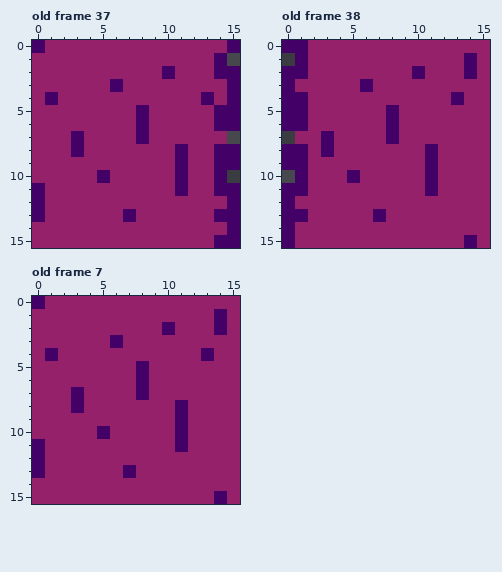
Two versions of one pixel-art file, art/sprites/terrain_tiles.aseprite. Above, as it was before the edit.
16x16 pixels, 38 frames. Shown: old frame 37, old frame 38, old frame 7.
New version:
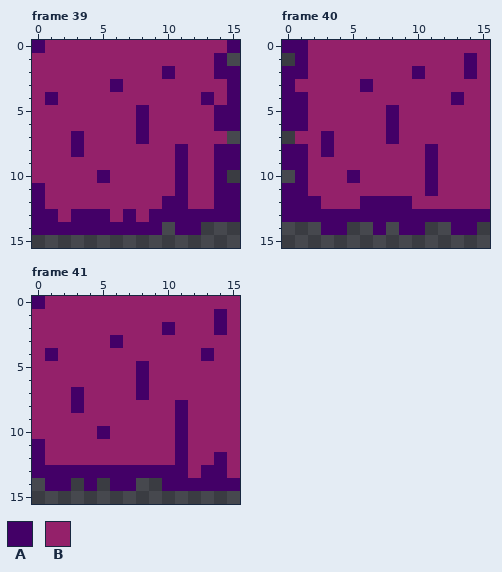
Palette (. is transparent): A #430067  B #94216a
A new or re-ordered frame is compared with the old frame closest to it.
The edit:
frames 38 -> 41
--- frame 39 is new; against old frame 37, layers "TopTrim", "MidLayerDetail", "MidLayer"
@@ x 0..15 @@
 11 ABBBBBBBBBBABBAA
-12 ABBBBBBBBBBBBBBA
-13 ABBBBBBABBBBBBAA
-14 BBBBBBBBBBBBBBBA
-15 BBBBBBBBBBBBBBAA
+12 ABBBBBBBBBAABBAA
+13 AABAAABABAAAAAAA
+14 AAAAAAAAAA.AA...
+15 ................
--- frame 40 is new; against old frame 38, layers "TopTrim", "MidLayerDetail", "MidLayer"
@@ x 0..15 @@
 11 AABBBBBBBBBABBBB
-12 ABBBBBBBBBBBBBBB
-13 AABBBBBABBBBBBBB
-14 ABBBBBBBBBBBBBBB
-15 ABBBBBBBBBBBBBAB
+12 AAABBBAAAABBBBBB
+13 AAAAAAAAAAAAAAAA
+14 ...AA..A.AA..AA.
+15 ................
--- frame 41 is new; against old frame 7, layers "TopTrim", "MidLayerDetail", "MidLayer"
@@ x 0..15 @@
 11 ABBBBBBBBBBABBBB
-12 ABBBBBBBBBBBBBBB
-13 ABBBBBBABBBBBBBB
-14 BBBBBBBBBBBBBBBB
-15 BBBBBBBBBBBBBBAB
+12 ABBBBBBBBBBABBAB
+13 AAAAAAAAAAAABAAB
+14 .AA.A.AA..AAAAAA
+15 ................
Boxes around the changes in both pictures, in picture pixels (x1, y1, x2, y2):
changed: (32, 196, 240, 248)
changed: (282, 196, 490, 248)
changed: (32, 452, 240, 504)
